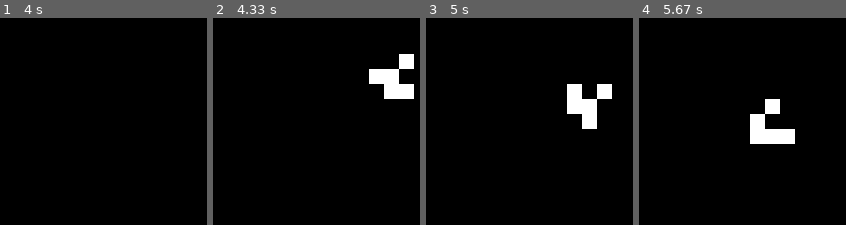
Above: before the commit, frames 1-4 (left to right).
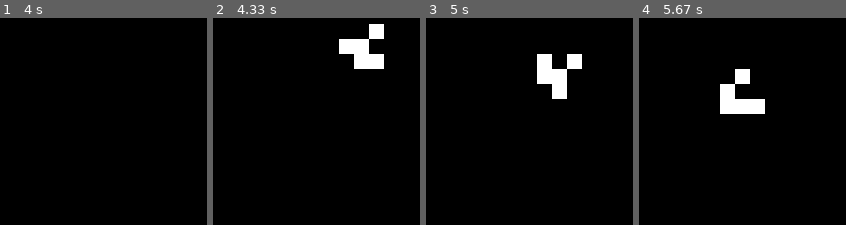
Above: after the commit, the same moments.

Repository: AmirHosseinRezaaie/TLA-Project_Conways-Game-of-Life
Game: pygame game, started from Part 2 - GoL & Langton's Ant/pygame_logic_gates.py
Two runs of this game, one before a commit and one after it. Both use one fixed random seed, a clock stepped at 60 frames per second and the inputs below.
Inputs:
- Up to frame 1 (4 s): no input
- Up to frame 2 (4.33 s): no input
- Up to frame 3 (5 s): no input
- Up to frame 4 (5.67 s): no input

Frame 1 is identical in both runs. In frame 2, 5.3% of the frame differs, in the area x 60-98%, y 2-40%; in frame 3, 5.3%; in frame 4, 5.3%.

Commit message:
fix: adjust glider starting coordinates to form single block and complete logic gates visualizer

Diff:
--- a/Part 2 - GoL & Langton's Ant/logic_gates.py
+++ b/Part 2 - GoL & Langton's Ant/logic_gates.py
@@ -34,13 +34,13 @@
         gol = GameOfLife(N=grid_size)
 
         if input_a_present:
-            # Shifted from (2, 2) to (9, 6) so it crashes at (15, 12)
-            gol.insertGlider(index=(9, 6))
+            # Shifted to (10, 7) to form a perfect single block at (15, 12)
+            gol.insertGlider(index=(10, 7))
 
         if input_b_present:
-            # Shifted from (2, 14) to (9, 18) so it crashes at (15, 12)
-            r = 9
-            c = 18
+            # Shifted to (7, 16) to form a perfect single block at (15, 12)
+            r = 7
+            c = 16
             gol.grid[r, c+1] = gol.aliveValue
             gol.grid[r+1, c] = gol.aliveValue
             gol.grid[r+2, c] = gol.aliveValue
@@ -62,13 +62,13 @@
         """
         gol = GameOfLife(N=grid_size)
 
-        # The "Power Supply" or "Control Glider": Always fired from (9, 6)
+        # The "Power Supply" or "Control Glider": Always fired from (10, 7)
         # This represents our default output of True (1)
-        gol.insertGlider(index=(9, 6))
+        gol.insertGlider(index=(10, 7))
 
-        # Input A: If present, it fires from (9, 18) to crash into the Control Glider
+        # Input A: If present, it fires from (7, 16) to crash into the Control Glider
         if input_a_present:
-            r, c = 9, 18
+            r, c = 7, 16
             gol.grid[r, c+1] = gol.aliveValue
             gol.grid[r+1, c] = gol.aliveValue
             gol.grid[r+2, c] = gol.aliveValue
Not shown, changed: person3-docs(draft).md
